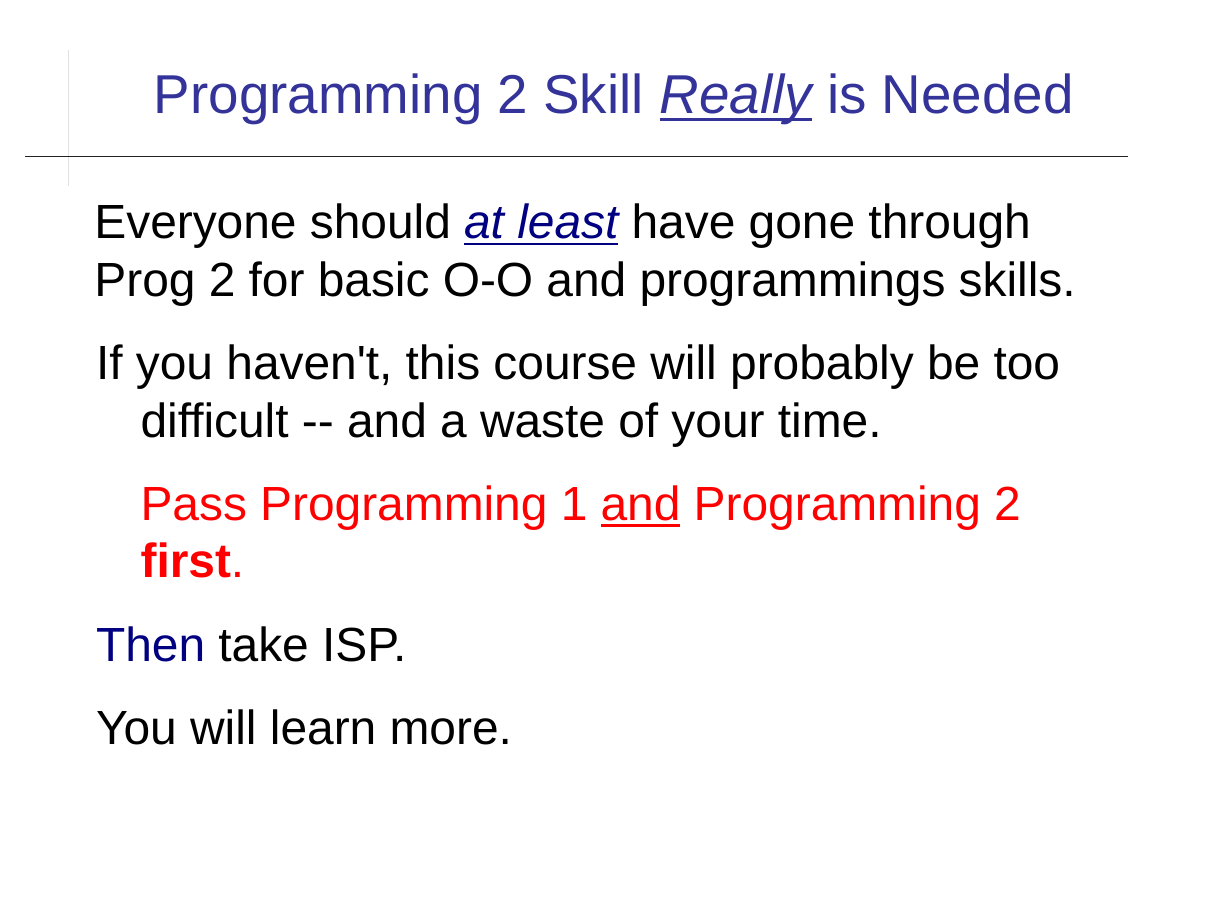
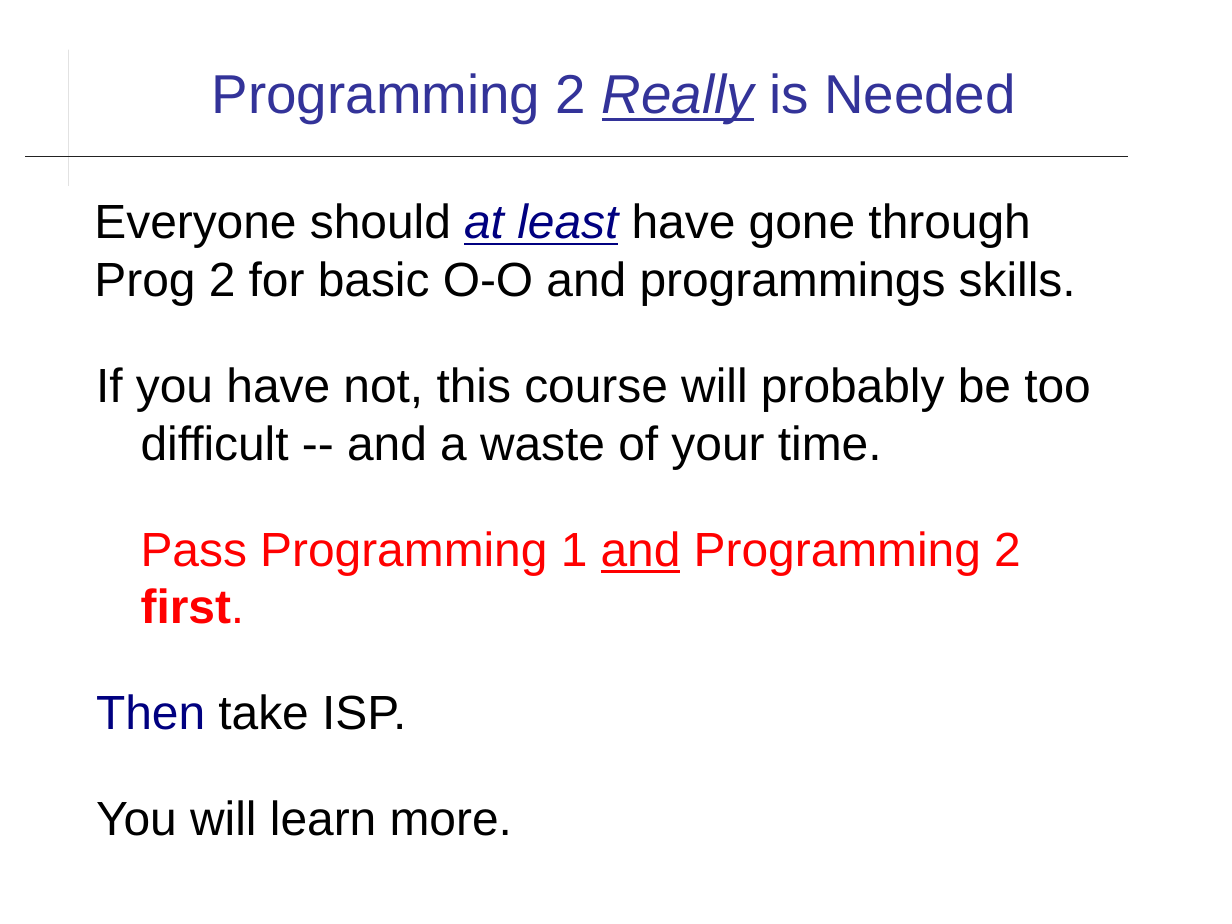
Before and after one commit to cpske/ISP, a slide deck: slide 9 of introduction/Introduction-to-Course.odp. Drawn at 1232x924 pixels with LibreOffice and Linux fonts; fonts in the diff are those of the drawing. Boxes give left, top, right and bottom in pixels: in the first picture for what was removed or moved away, otherwise in the second. Text is boxed around its words. In the diff, an @@ line names an element or a change of style, - is before the commit and + after.

```diff
--- a/introduction/Introduction-to-Course.odp
+++ b/introduction/Introduction-to-Course.odp
@@ title at bbox=[212, 73, 1016, 123]: text changed @@
-Programming 2 Skill Really is Needed
+Programming 2 Really is Needed
@@ text at bbox=[96, 367, 1091, 469]: text changed @@
-If you haven't, this course will probably be too difficult -- and a waste of your time.
+If you have not, this course will probably be too difficult -- and a waste of your time.
@@ text at bbox=[96, 531, 1021, 730]: more space between paragraphs @@
```
Also in this commit, not shown: 10 other slides changed, 14 other files.
